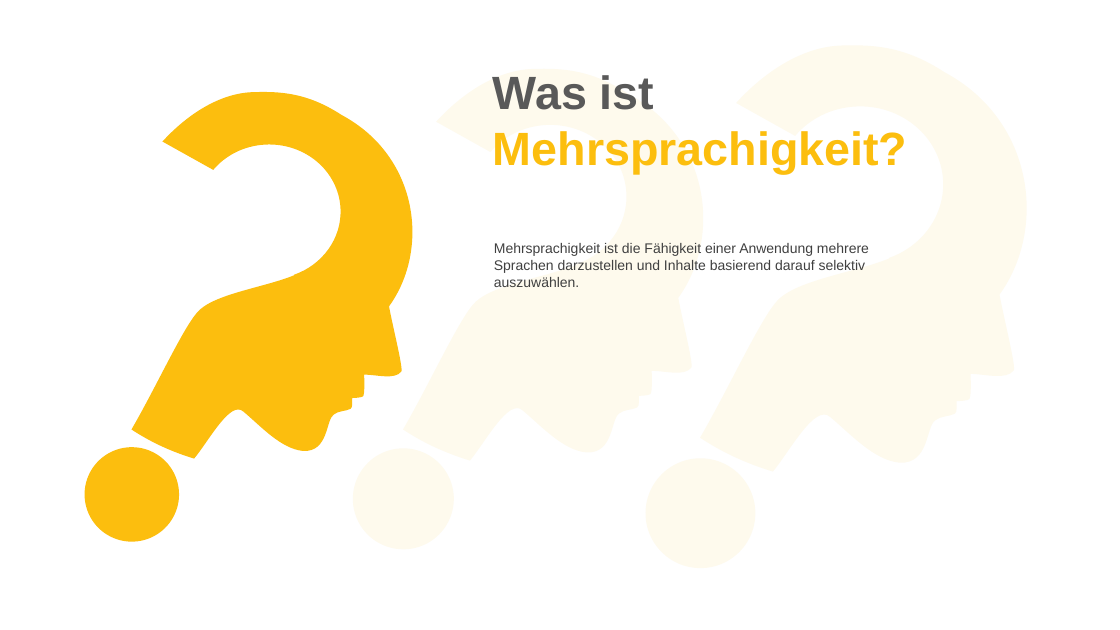
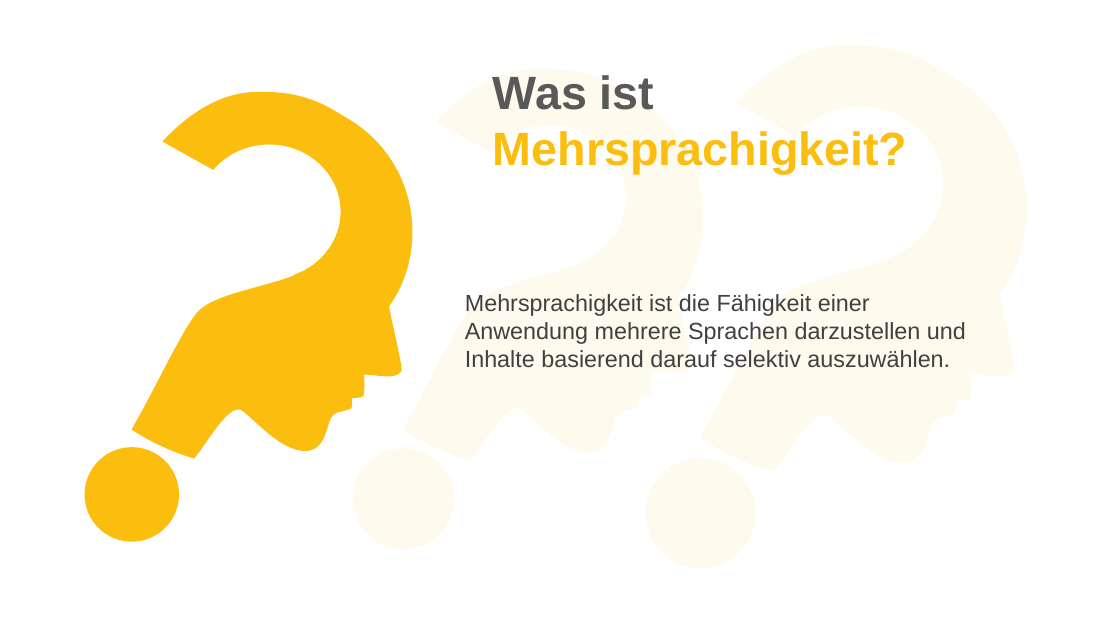
Before and after one commit to Eyssamsh/gui, a slide deck: slide 4 of guiProjekt/downloads/Final Präsentation Mehrsprachigkeit.pptx. Drawn at 1120x630 pixels with LibreOffice and Linux fonts; fonts in the diff are those of the drawing. Boxes give left, top, right and bottom in pixels: in the first picture for what was removed or moved away, otherwise in the second. Text is boxed around its words. In the diff, an @@ line names an element or a change of style, - is before the commit and + after.

```diff
--- a/guiProjekt/downloads/Final Präsentation Mehrsprachigkeit.pptx
+++ b/guiProjekt/downloads/Final Präsentation Mehrsprachigkeit.pptx
@@ text "Mehrsprachigkeit ist die Fähigkeit einer ...": place and size @@
-text "Mehrsprachigkeit ist die Fähigkeit einer ..." at box(494, 243, 869, 287)
+text "Mehrsprachigkeit ist die Fähigkeit einer ..." at box(465, 294, 966, 367)
@@ text "Mehrsprachigkeit ist die Fähigkeit einer ..." at box(465, 294, 966, 367): size 12 to 20 pt @@
```
Also in this commit, not shown: 5 other slides changed, 1 other file.
